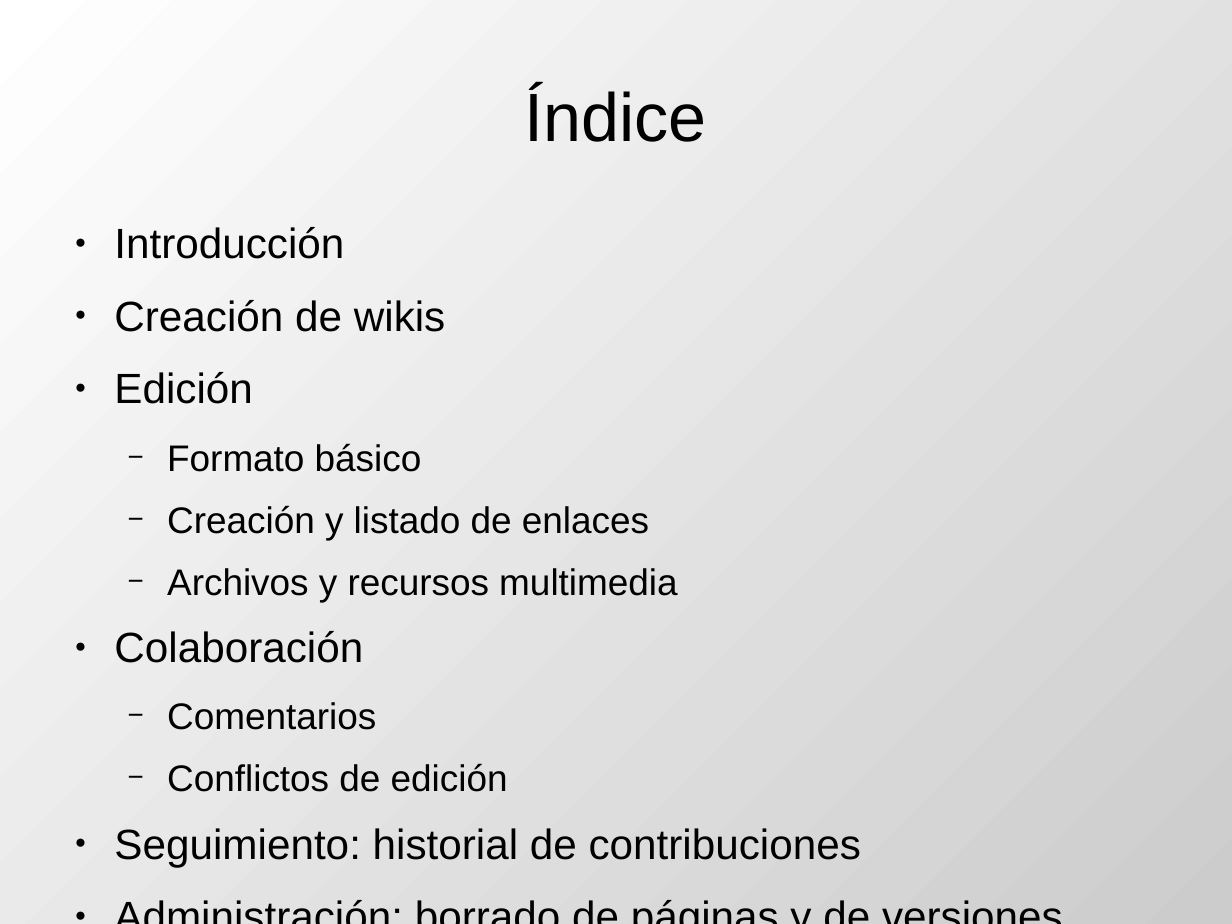
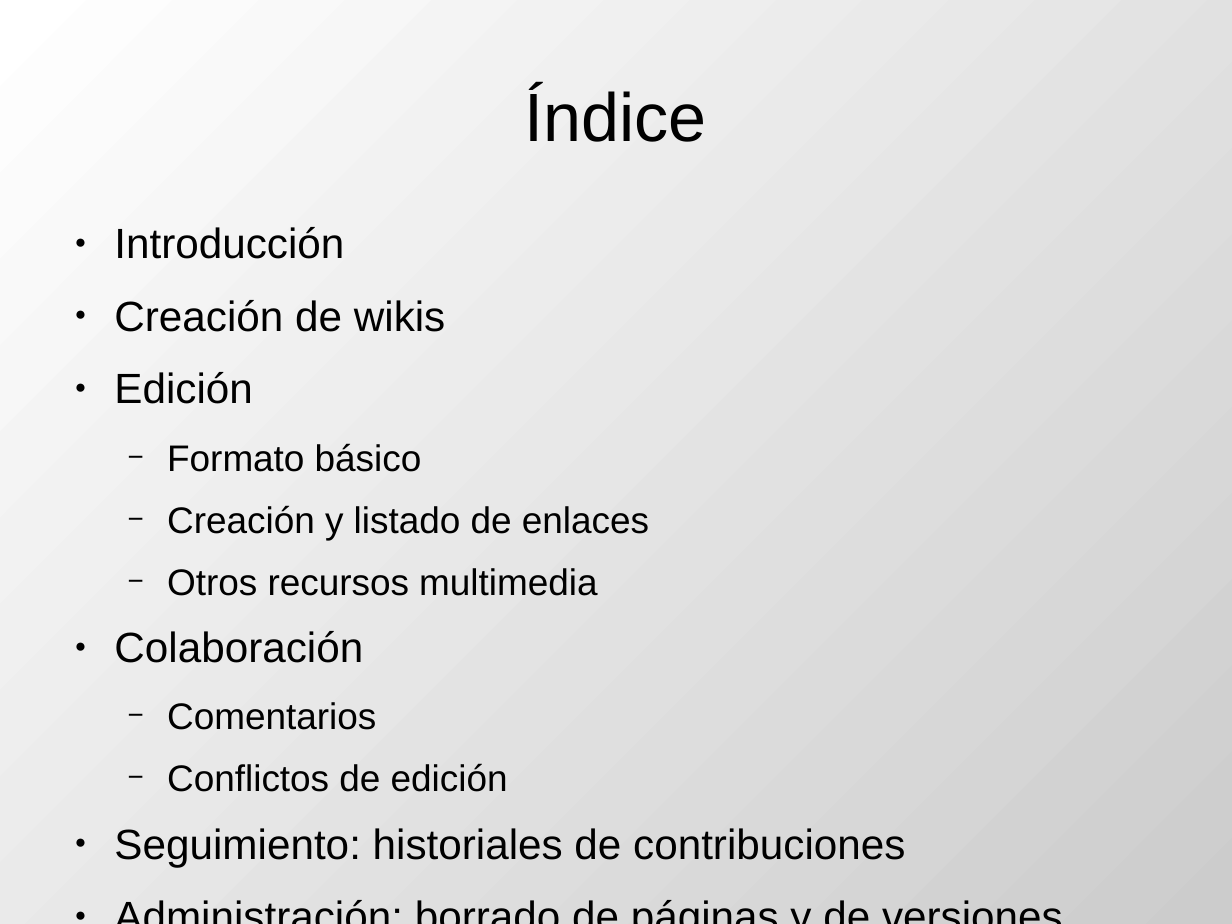
Before and after one commit to DrPantera/wikis4education, a slide deck: slide 2 of uca-2013_07/tema-3-WikisEnMoodle.odp. Drawn at 1232x924 pixels with LibreOffice and Linux fonts; fonts in the diff are those of the drawing. Boxes give left, top, right and bottom in pixels: in the first picture for what was removed or moved away, otherwise in the second. Text is boxed around its words. In the diff, an @@ line names an element or a change of style, - is before the commit and + after.

```diff
--- a/uca-2013_07/tema-3-WikisEnMoodle.odp
+++ b/uca-2013_07/tema-3-WikisEnMoodle.odp
@@ text at <box>167,568,597,596</box>: text changed @@
-  − Archivos y recursos multimedia
+  − Otros recursos multimedia
@@ text at <box>114,828,905,867</box>: text changed @@
-● Seguimiento: historial de contribuciones
+● Seguimiento: historiales de contribuciones
```
Also in this commit, not shown: 1 other slide changed.
